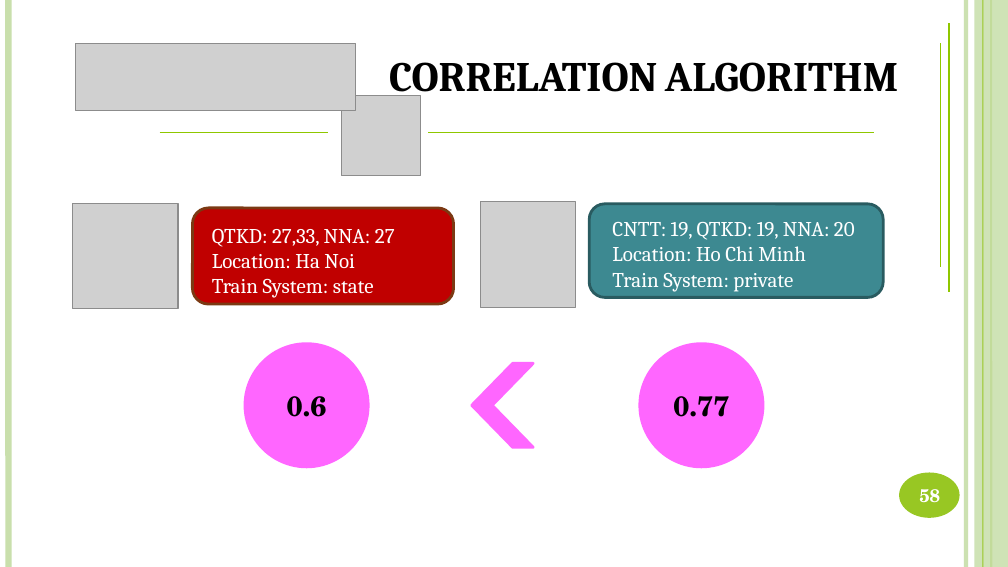
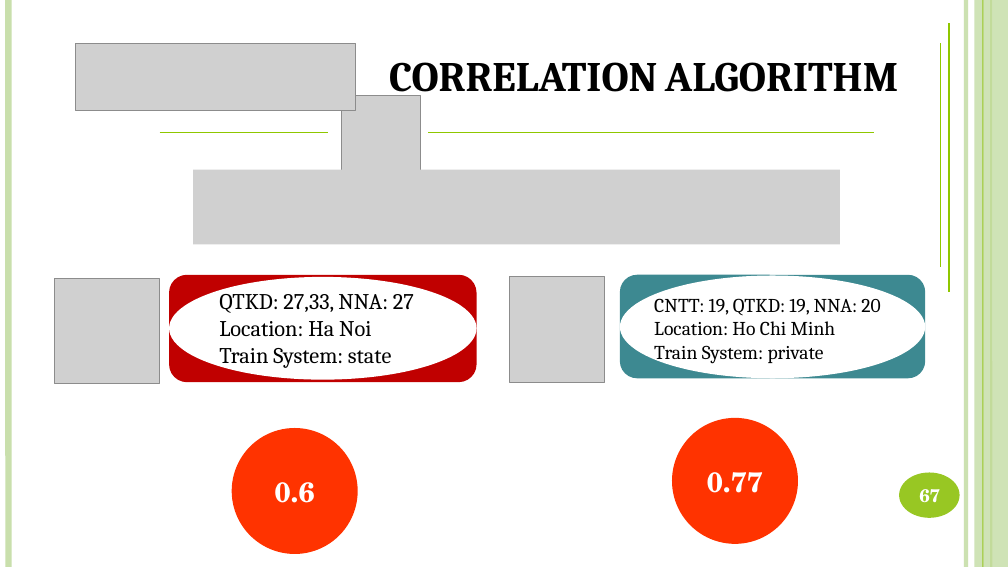
Before and after one commit to DanhLT2/Slide-Unistar, a slide deck: slide 67 of Slide-UniStar/UniStar.pptx (slide 58 before the commit). Drawn at 1008x567 pixels with LibreOffice and Linux fonts; fonts in the diff are those of the drawing; grey boxes stand for pictures. Boxes give left, top, right and bottom in pixels: in the first picture for what was removed or moved away, otherwise in the second. Text is boxed around its words. In the diff, an @@ line names an element or a change of style, - is before the commit and + after.

```diff
--- a/Slide-UniStar/UniStar.pptx
+++ b/Slide-UniStar/UniStar.pptx
@@ picture added at [194, 169, 841, 244] @@
@@ rounded rectangle removed at [590, 204, 884, 297] @@
@@ picture: place and size @@
-picture at [73, 204, 177, 308]
+picture at [54, 279, 159, 384]
@@ rounded rectangle: place and size @@
-rounded rectangle at [193, 208, 454, 303]
+rounded rectangle at [169, 275, 477, 383]
@@ rounded rectangle at [169, 275, 477, 383]: outline #7B3913 2 pt to none @@
@@ ellipse added at [169, 277, 477, 380], fill #FFFFFF @@
@@ text "QTKD: 27,33, NNA: 27": place and size @@
-text "QTKD: 27,33, NNA: 27" at [212, 228, 395, 298]
+text "QTKD: 27,33, NNA: 27" at [219, 288, 414, 369]
@@ text "QTKD: 27,33, NNA: 27" at [219, 288, 414, 369]: size 15 to 16 pt, text colour #FFFFFF to #000000 @@
@@ picture: place and size @@
-picture at [480, 202, 575, 307]
+picture at [510, 276, 605, 382]
@@ rounded rectangle added at [620, 275, 925, 379], fill #3D8991 @@
@@ ellipse added at [620, 275, 925, 378], fill #FFFFFF @@
@@ text "CNTT: 19, QTKD: 19, NNA: ...": place and size @@
-text "CNTT: 19, QTKD: 19, NNA: ..." at [612, 222, 855, 292]
+text "CNTT: 19, QTKD: 19, NNA: ..." at [654, 298, 880, 364]
@@ text "CNTT: 19, QTKD: 19, NNA: ..." at [654, 298, 880, 364]: size 15 to 14 pt, text colour #FFFFFF to #000000 @@
@@ chevron removed at [472, 363, 533, 447] @@
@@ ellipse "0.77" at [672, 418, 798, 544]: text colour #000000 to #FFFFFF; fill #FF66FF to #FF3300 @@
@@ ellipse "0.77": place and size @@
-ellipse "0.77" at [638, 343, 764, 469]
+ellipse "0.77" at [672, 418, 798, 544]
@@ ellipse "0.6": place and size @@
-ellipse "0.6" at [244, 343, 370, 469]
+ellipse "0.6" at [232, 428, 358, 554]
@@ ellipse "0.6" at [232, 428, 358, 554]: text colour #000000 to #FFFFFF; fill #FF66FF to #FF3300 @@
@@ page number at [919, 489, 940, 503]: text changed @@
-58
+67
```
Also in this commit, not shown: 13 other slides changed, 21 slides added, 5 slides removed, 2 other files.
